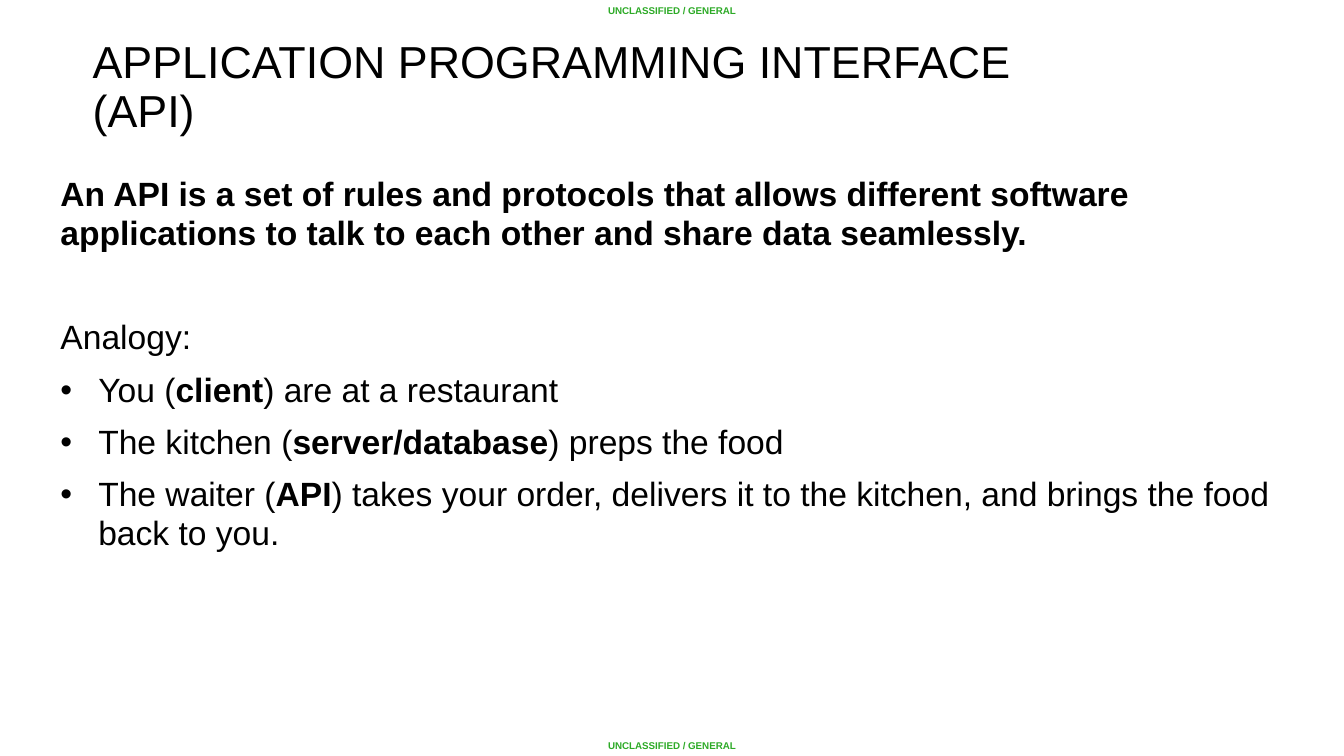
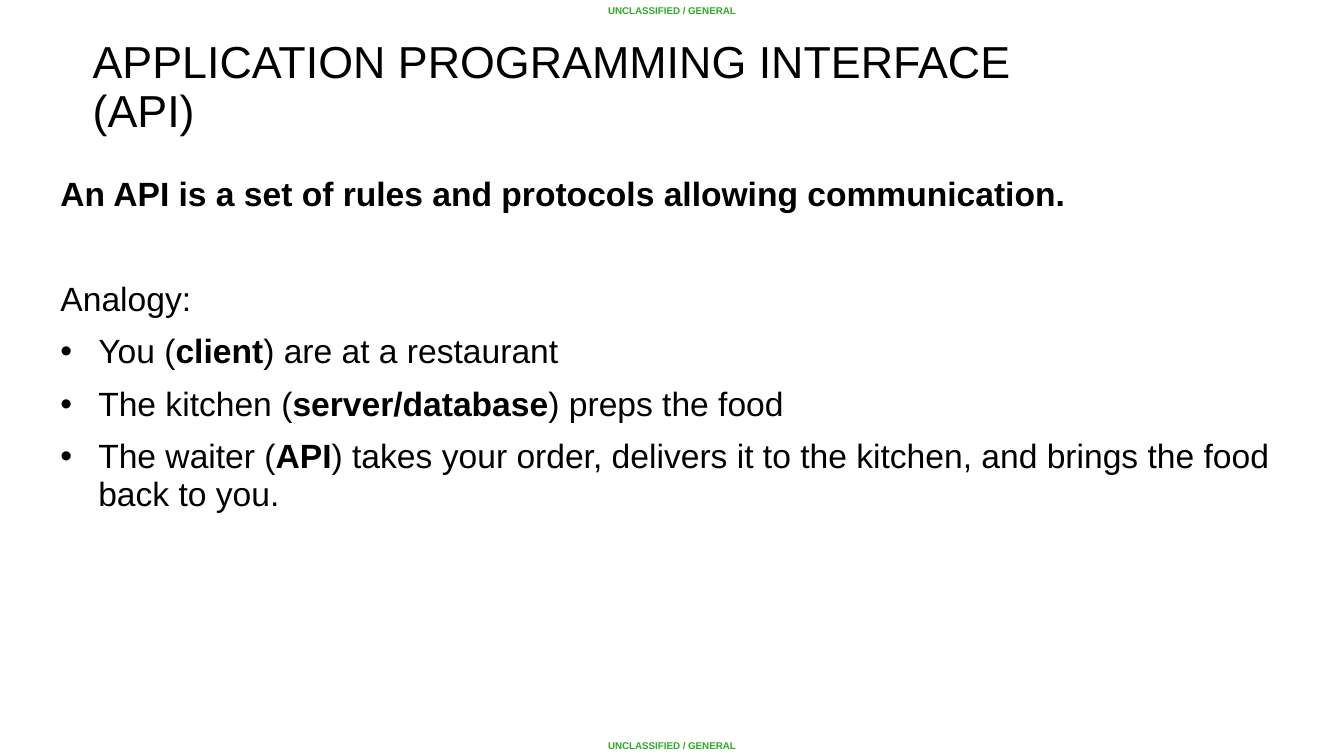
Before and after one commit to AC-Fab/summer-course, a slide deck: slide 15 of Python/Lesson 10 - HTTP and APIs/HTTP and APIs.pptx. Drawn at 1344x756 pixels with LibreOffice and Linux fonts; fonts in the diff are those of the drawing; background and template pictures are left out. Boxes give left, top, right and bottom in pixels: in the first picture for what was removed or moved away, otherwise in the second. Text is boxed around its words. In the diff, an @@ line names an element or a change of style, - is before the commit and + after.

```diff
--- a/Python/Lesson 10 - HTTP and APIs/HTTP and APIs.pptx
+++ b/Python/Lesson 10 - HTTP and APIs/HTTP and APIs.pptx
@@ text at <box>60,181,1064,213</box>: text changed @@
-An API is a set of rules and protocols that allows different software applications to talk to each other and share data seamlessly.
+An API is a set of rules and protocols allowing communication.
```
Also in this commit, not shown: 16 other slides changed, 2 other files.
